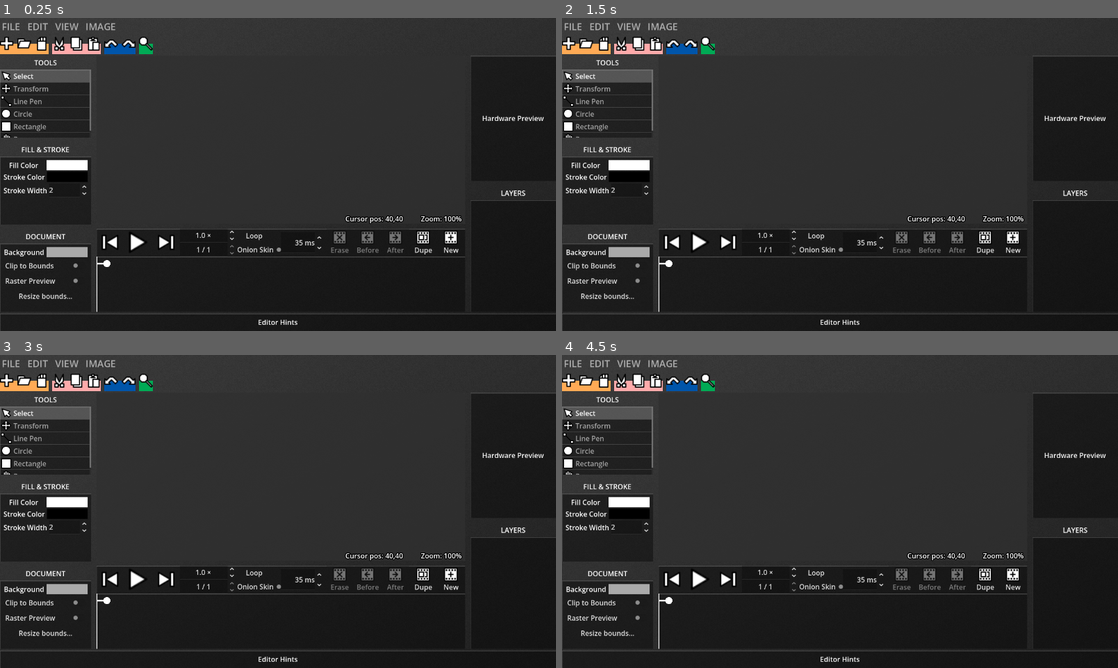
Above: before the commit, frames 1-4 (two rows, left to right).
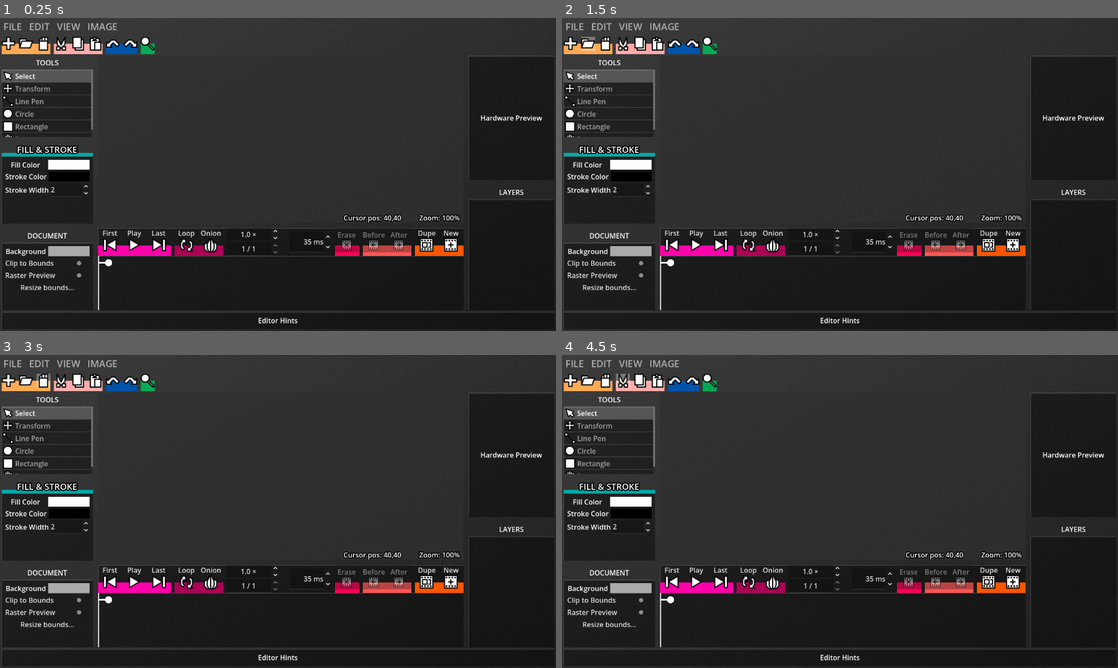
Above: after the commit, the same moments.

Repository: erlog135/Ripple
Game: Godot game, scene res://scenes/Editor.tscn
Same seed, same stepped clock (60 frames per second), same inputs: the game is played once before the commit and once after it.
Inputs (mouse positions are in pixels of both pictures, inside the frame that each line leads up to):
- Up to frame 1 (0.25 s): no input
- Up to frame 2 (1.5 s): click (567, 43) at 0.52 s; click (584, 43) at 1.27 s
- Up to frame 3 (3 s): click (27, 380) at 2.02 s; click (44, 380) at 2.77 s
- Up to frame 4 (4.5 s): click (606, 380) at 3.52 s; click (623, 380) at 4.27 s

The runs differ from the first frame. In frame 1, 7.2% of the frame differs, in the area x 0-100%, y 1-100%; in frame 2, 7.3%; in frame 3, 7.2%; in frame 4, 7.3%.

Commit message:
theme more windows

Diff:
--- /dev/null
+++ b/assets/icons/button_loop.svg
@@ -0,0 +1,5 @@
+<?xml version="1.0" encoding="UTF-8" standalone="no"?>
+<svg xmlns="http://www.w3.org/2000/svg" viewBox="0 0 25 25" width="25" height="25">
+  <path d="M 6.000000 15.000000 L 6.000000 10.000000 L 8.000000 8.000000 L 11.000000 11.000000 L 11.000000 2.000000 L 2.000000 2.000000 L 5.000000 5.000000 L 2.000000 8.000000 L 2.000000 17.000000 L 6.000000 21.000000 L 9.000000 18.000000 L 6.000000 15.000000 Z" stroke="#000000" stroke-width="2" stroke-linecap="round" stroke-linejoin="round" fill="#ffffff" />
+  <path d="M 19.000000 10.000000 L 19.000000 15.000000 L 17.000000 17.000000 L 14.000000 14.000000 L 14.000000 23.000000 L 23.000000 23.000000 L 20.000000 20.000000 L 23.000000 17.000000 L 23.000000 8.000000 L 19.000000 4.000000 L 16.000000 7.000000 L 19.000000 10.000000 Z" stroke="#000000" stroke-width="2" stroke-linecap="round" stroke-linejoin="round" fill="#ffffff" />
+</svg>
--- /dev/null
+++ b/assets/icons/button_onion_skin.svg
@@ -0,0 +1,7 @@
+<?xml version="1.0" encoding="UTF-8" standalone="no"?>
+<svg xmlns="http://www.w3.org/2000/svg" viewBox="0 0 25 25" width="25" height="25">
+  <path d="M 10.000000 3.000000 L 14.000000 1.000000 L 16.000000 7.000000 L 23.000000 10.000000 L 23.000000 19.000000 L 18.000000 24.000000 L 6.000000 24.000000 L 1.000000 19.000000 L 1.000000 11.000000 L 8.000000 7.000000 Z" stroke="#000000" stroke-width="2" stroke-linecap="round" stroke-linejoin="round" fill="#ffffff" />
+  <path d="M 16.000000 7.000000 L 18.000000 11.000000 L 18.000000 18.000000 L 15.000000 24.000000" stroke="#000000" stroke-width="2" stroke-linecap="round" stroke-linejoin="round" fill="none" />
+  <path d="M 8.000000 7.000000 L 6.000000 11.000000 L 6.000000 18.000000 L 9.000000 24.000000" stroke="#000000" stroke-width="2" stroke-linecap="round" stroke-linejoin="round" fill="none" />
+  <path d="M 12.000000 2.000000 L 12.000000 24.000000" stroke="#000000" stroke-width="2" stroke-linecap="round" stroke-linejoin="round" fill="none" />
+</svg>
--- a/data/RippleTheme.tres
+++ b/data/RippleTheme.tres
@@ -34,26 +34,19 @@
 expand_margin_bottom = 2.0
 
 [sub_resource type="StyleBoxFlat" id="StyleBoxFlat_6d4lk"]
-content_margin_left = 4.0
-content_margin_top = 4.0
-content_margin_right = 4.0
-content_margin_bottom = 4.0
-bg_color = Color(0.225, 0.225, 0.225, 0.6)
+bg_color = Color(1, 1, 1, 0.3137255)
 corner_detail = 5
 
 [sub_resource type="StyleBoxFlat" id="StyleBoxFlat_gj0s3"]
-content_margin_left = 4.0
-content_margin_top = 4.0
-content_margin_right = 4.0
-content_margin_bottom = 4.0
+bg_color = Color(0, 0, 0, 0)
 draw_center = false
 border_color = Color(1, 1, 1, 1)
 
 [sub_resource type="StyleBoxFlat" id="StyleBoxFlat_l3vdu"]
-content_margin_left = 4.0
-content_margin_top = 4.0
-content_margin_right = 4.0
-content_margin_bottom = 4.0
+content_margin_left = 2.0
+content_margin_top = 2.0
+content_margin_right = 2.0
+content_margin_bottom = 2.0
 bg_color = Color(0, 0, 0, 0.6)
 corner_detail = 5
 
--- a/scenes/Editor.tscn
+++ b/scenes/Editor.tscn
@@ -59,89 +59,95 @@
 texture = ExtResource("2_e4056")
 stretch_mode = 1
 
-[node name="VBoxContainer" type="VBoxContainer" parent="." unique_id=1594344963]
+[node name="MarginContainer" type="MarginContainer" parent="." unique_id=985977153]
 layout_mode = 1
 anchors_preset = 15
 anchor_right = 1.0
 anchor_bottom = 1.0
 grow_horizontal = 2
 grow_vertical = 2
+theme_override_constants/margin_left = 4
+theme_override_constants/margin_right = 4
+theme_override_constants/margin_bottom = 4
 
-[node name="HBoxContainer" type="HBoxContainer" parent="VBoxContainer" unique_id=1430901113]
+[node name="VBoxContainer" type="VBoxContainer" parent="MarginContainer" unique_id=1594344963]
 layout_mode = 2
 
-[node name="VBoxContainer" type="VBoxContainer" parent="VBoxContainer/HBoxContainer" unique_id=483431324]
+[node name="HBoxContainer" type="HBoxContainer" parent="MarginContainer/VBoxContainer" unique_id=1430901113]
+layout_mode = 2
+
+[node name="VBoxContainer" type="VBoxContainer" parent="MarginContainer/VBoxContainer/HBoxContainer" unique_id=483431324]
 custom_minimum_size = Vector2(352, 0)
 layout_mode = 2
 
-[node name="TopMenuBar" parent="VBoxContainer/HBoxContainer/VBoxContainer" unique_id=2124299505 instance=ExtResource("1_ndpqs")]
+[node name="TopMenuBar" parent="MarginContainer/VBoxContainer/HBoxContainer/VBoxContainer" unique_id=2124299505 instance=ExtResource("1_ndpqs")]
 layout_mode = 2
 
-[node name="Toolbelt" parent="VBoxContainer/HBoxContainer/VBoxContainer" unique_id=1511463236 instance=ExtResource("2_wfgtv")]
+[node name="Toolbelt" parent="MarginContainer/VBoxContainer/HBoxContainer/VBoxContainer" unique_id=1511463236 instance=ExtResource("2_wfgtv")]
 custom_minimum_size = Vector2(0, 40)
 layout_mode = 2
 
-[node name="DocumentTabs" parent="VBoxContainer/HBoxContainer" unique_id=339842044 instance=ExtResource("2_mwer8")]
+[node name="DocumentTabs" parent="MarginContainer/VBoxContainer/HBoxContainer" unique_id=339842044 instance=ExtResource("2_mwer8")]
 layout_mode = 2
 size_flags_horizontal = 3
 
-[node name="BusyArea" type="HBoxContainer" parent="VBoxContainer" unique_id=926309464]
+[node name="BusyArea" type="HBoxContainer" parent="MarginContainer/VBoxContainer" unique_id=926309464]
 layout_mode = 2
 size_flags_vertical = 3
 
-[node name="Panels" type="HSplitContainer" parent="VBoxContainer/BusyArea" unique_id=585861789]
+[node name="Panels" type="HSplitContainer" parent="MarginContainer/VBoxContainer/BusyArea" unique_id=585861789]
 layout_mode = 2
 size_flags_horizontal = 3
 split_offsets = PackedInt32Array(210, -197)
 split_offset = 210
 
-[node name="LeftPanel" type="VSplitContainer" parent="VBoxContainer/BusyArea/Panels" unique_id=1686839539]
+[node name="LeftPanel" type="VSplitContainer" parent="MarginContainer/VBoxContainer/BusyArea/Panels" unique_id=1686839539]
 clip_contents = true
 layout_mode = 2
 split_offsets = PackedInt32Array(0, 0)
 
-[node name="ToolsWindow" parent="VBoxContainer/BusyArea/Panels/LeftPanel" unique_id=1568918098 instance=ExtResource("2_diyc1")]
+[node name="ToolsWindow" parent="MarginContainer/VBoxContainer/BusyArea/Panels/LeftPanel" unique_id=1568918098 instance=ExtResource("2_diyc1")]
 clip_contents = true
 custom_minimum_size = Vector2(0, 32)
 layout_mode = 2
 size_flags_vertical = 3
 
-[node name="FillStrokeWindow" parent="VBoxContainer/BusyArea/Panels/LeftPanel" unique_id=766531804 instance=ExtResource("3_wmxca")]
+[node name="FillStrokeWindow" parent="MarginContainer/VBoxContainer/BusyArea/Panels/LeftPanel" unique_id=766531804 instance=ExtResource("3_wmxca")]
 clip_contents = true
 custom_minimum_size = Vector2(0, 32)
 layout_mode = 2
 size_flags_vertical = 3
 
-[node name="DocumentPropertiesWindow" parent="VBoxContainer/BusyArea/Panels/LeftPanel" unique_id=1121416412 instance=ExtResource("4_6tdr8")]
+[node name="DocumentPropertiesWindow" parent="MarginContainer/VBoxContainer/BusyArea/Panels/LeftPanel" unique_id=1121416412 instance=ExtResource("4_6tdr8")]
 clip_contents = true
 custom_minimum_size = Vector2(0, 32)
 layout_mode = 2
 size_flags_vertical = 3
 
-[node name="MidPanel" type="VSplitContainer" parent="VBoxContainer/BusyArea/Panels" unique_id=1564072419]
+[node name="MidPanel" type="VSplitContainer" parent="MarginContainer/VBoxContainer/BusyArea/Panels" unique_id=1564072419]
 clip_contents = true
 layout_mode = 2
 size_flags_horizontal = 3
 
-[node name="CanvasArea" parent="VBoxContainer/BusyArea/Panels/MidPanel" unique_id=1795288712 instance=ExtResource("2_3kl07")]
+[node name="CanvasArea" parent="MarginContainer/VBoxContainer/BusyArea/Panels/MidPanel" unique_id=1795288712 instance=ExtResource("2_3kl07")]
 layout_mode = 2
 size_flags_vertical = 3
 
-[node name="AnimatorWindow" parent="VBoxContainer/BusyArea/Panels/MidPanel" unique_id=277590820 instance=ExtResource("5_wa12f")]
+[node name="AnimatorWindow" parent="MarginContainer/VBoxContainer/BusyArea/Panels/MidPanel" unique_id=277590820 instance=ExtResource("5_wa12f")]
 layout_mode = 2
 size_flags_vertical = 3
 size_flags_stretch_ratio = 0.5
 
-[node name="RightPanel" type="VSplitContainer" parent="VBoxContainer/BusyArea/Panels" unique_id=213196365]
+[node name="RightPanel" type="VSplitContainer" parent="MarginContainer/VBoxContainer/BusyArea/Panels" unique_id=213196365]
 clip_contents = true
 layout_mode = 2
 
-[node name="Preview" type="Panel" parent="VBoxContainer/BusyArea/Panels/RightPanel" unique_id=598848381]
+[node name="Preview" type="Panel" parent="MarginContainer/VBoxContainer/BusyArea/Panels/RightPanel" unique_id=598848381]
 custom_minimum_size = Vector2(0, 40)
 layout_mode = 2
 size_flags_vertical = 3
 
-[node name="Label" type="Label" parent="VBoxContainer/BusyArea/Panels/RightPanel/Preview" unique_id=1842980290]
+[node name="Label" type="Label" parent="MarginContainer/VBoxContainer/BusyArea/Panels/RightPanel/Preview" unique_id=1842980290]
 layout_mode = 1
 anchors_preset = 15
 anchor_right = 1.0
@@ -152,16 +158,16 @@
 horizontal_alignment = 1
 vertical_alignment = 1
 
-[node name="LayerWindow" parent="VBoxContainer/BusyArea/Panels/RightPanel" unique_id=1039252092 instance=ExtResource("4_u6trk")]
+[node name="LayerWindow" parent="MarginContainer/VBoxContainer/BusyArea/Panels/RightPanel" unique_id=1039252092 instance=ExtResource("4_u6trk")]
 clip_contents = true
 layout_mode = 2
 size_flags_vertical = 3
 
-[node name="Hints" type="Panel" parent="VBoxContainer" unique_id=1272784267]
+[node name="Hints" type="Panel" parent="MarginContainer/VBoxContainer" unique_id=1272784267]
 custom_minimum_size = Vector2(0, 40)
 layout_mode = 2
 
-[node name="Label" type="Label" parent="VBoxContainer/Hints" unique_id=1214642760]
+[node name="Label" type="Label" parent="MarginContainer/VBoxContainer/Hints" unique_id=1214642760]
 layout_mode = 1
 anchors_preset = 15
 anchor_right = 1.0
--- a/scenes/interface/aux_windows/AnimatorWindow.tscn
+++ b/scenes/interface/aux_windows/AnimatorWindow.tscn
@@ -3,8 +3,10 @@
 [ext_resource type="Script" uid="uid://cp24gndjd5xu5" path="res://scenes/interface/aux_windows/animator_window.gd" id="1_sgg8o"]
 [ext_resource type="Texture2D" uid="uid://baxkhmr3ggbe5" path="res://assets/icons/button_frame_dupe.svg" id="2_jdu6l"]
 [ext_resource type="Texture2D" uid="uid://d2jr4e6nftmhv" path="res://assets/icons/button_play.svg" id="2_kerko"]
+[ext_resource type="Texture2D" uid="uid://ey80rlttimg7" path="res://assets/icons/button_loop.svg" id="2_sfgt0"]
 [ext_resource type="Texture2D" uid="uid://mfawmwdwkv4i" path="res://assets/icons/playhead_grabpoint.png" id="2_sgg8o"]
 [ext_resource type="Texture2D" uid="uid://7kixvjc10wv8" path="res://assets/icons/button_last_frame.svg" id="3_5pajp"]
+[ext_resource type="Texture2D" uid="uid://c33508i00i6os" path="res://assets/icons/button_onion_skin.svg" id="3_hrwgu"]
 [ext_resource type="Texture2D" uid="uid://boiqdl7abd7hu" path="res://assets/icons/button_first_frame.svg" id="4_54jo5"]
 [ext_resource type="Texture2D" uid="uid://cxjvplctqluyg" path="res://assets/icons/button_frame_new.svg" id="6_005g1"]
 [ext_resource type="Texture2D" uid="uid://c4hode735ftlk" path="res://assets/icons/button_frame_right.svg" id="6_mauw5"]
@@ -32,8 +34,8 @@
 layout_mode = 1
 anchors_preset = 9
 anchor_bottom = 1.0
-offset_left = 192.0
-offset_right = 320.0
+offset_left = 296.0
+offset_right = 416.0
 offset_bottom = -33.0
 grow_vertical = 2
 min_value = 0.1
@@ -44,64 +46,105 @@
 update_on_text_changed = true
 suffix = "×"
 
-[node name="LoopToggle" type="CheckBox" parent="PlaybackPanel" unique_id=1473223585]
-layout_mode = 1
-anchors_preset = 9
-anchor_bottom = 1.0
-offset_left = 320.0
-offset_right = 448.0
-offset_bottom = -32.0
-grow_vertical = 2
+[node name="PlaybackExtraFlair" type="ColorRect" parent="PlaybackPanel" unique_id=1624520368]
+layout_mode = 1
+anchors_preset = 9
+anchor_bottom = 1.0
+offset_left = 176.0
+offset_top = 40.0
+offset_right = 288.0
+grow_vertical = 2
+color = Color(0.6666667, 0, 0.33333334, 1)
+
+[node name="LoopToggle" type="Button" parent="PlaybackPanel" unique_id=2136555443]
+layout_mode = 1
+anchors_preset = 9
+anchor_bottom = 1.0
+offset_left = 176.0
+offset_right = 232.0
+offset_bottom = -8.0
+grow_vertical = 2
+toggle_mode = true
 text = "Loop"
+icon = ExtResource("2_sfgt0")
+icon_alignment = 1
+vertical_icon_alignment = 2
+expand_icon = true
+
+[node name="OnionSkinToggle" type="Button" parent="PlaybackPanel" unique_id=357896729]
+layout_mode = 1
+anchors_preset = 9
+anchor_bottom = 1.0
+offset_left = 232.0
+offset_right = 288.0
+offset_bottom = -8.0
+grow_vertical = 2
+toggle_mode = true
+text = "Onion"
+icon = ExtResource("3_hrwgu")
+icon_alignment = 1
+vertical_icon_alignment = 2
+expand_icon = true
+
+[node name="PlaybackFlair" type="ColorRect" parent="PlaybackPanel" unique_id=346367450]
+layout_mode = 1
+anchors_preset = 9
+anchor_bottom = 1.0
+offset_top = 40.0
+offset_right = 168.0
+grow_vertical = 2
+color = Color(1, 0, 0.6666667, 1)
 
 [node name="PlayButton" type="Button" parent="PlaybackPanel" unique_id=208381902]
 layout_mode = 1
 anchors_preset = 9
 anchor_bottom = 1.0
-offset_left = 64.0
-offset_right = 128.0
+offset_left = 56.0
+offset_right = 112.0
+offset_bottom = -8.0
 grow_vertical = 2
 toggle_mode = true
+text = "Play"
 icon = ExtResource("2_kerko")
 icon_alignment = 1
-vertical_icon_alignment = 0
+vertical_icon_alignment = 2
 expand_icon = true
 
 [node name="LastFrameButton" type="Button" parent="PlaybackPanel" unique_id=221658795]
 layout_mode = 1
 anchors_preset = 9
 anchor_bottom = 1.0
-offset_left = 128.0
-offset_top = 8.0
-offset_right = 192.0
-offset_bottom = -8.0
-grow_vertical = 2
+offset_left = 112.0
+offset_right = 168.0
+offset_bottom = -8.0
+grow_vertical = 2
+text = "Last"
 icon = ExtResource("3_5pajp")
 icon_alignment = 1
-vertical_icon_alignment = 0
+vertical_icon_alignment = 2
 expand_icon = true
 
 [node name="FirstFrameButton" type="Button" parent="PlaybackPanel" unique_id=606162592]
 layout_mode = 1
 anchors_preset = 9
 anchor_bottom = 1.0
-offset_top = 8.0
-offset_right = 64.0
+offset_right = 56.0
 offset_bottom = -8.0
 grow_vertical = 2
 toggle_mode = true
+text = "First"
 icon = ExtResource("4_54jo5")
 icon_alignment = 1
-vertical_icon_alignment = 0
+vertical_icon_alignment = 2
 expand_icon = true
 
 [node name="CurrentFrame" type="SpinBox" parent="PlaybackPanel" unique_id=1577850282]
 layout_mode = 1
 anchors_preset = -1
 anchor_bottom = 1.0
-offset_left = 192.0
+offset_left = 296.0
 offset_top = 32.0
-offset_right = 320.0
+offset_right = 416.0
 grow_horizontal = 2
 grow_vertical = 0
 min_value = 1.0
@@ -112,25 +155,15 @@
 update_on_text_changed = true
 suffix = "/ 1"
 
-[node name="OnionSkinToggle" type="CheckButton" parent="PlaybackPanel" unique_id=1486912039]
-layout_mode = 1
-anchors_preset = 9
-anchor_bottom = 1.0
-offset_left = 320.0
-offset_top = 32.0
-offset_right = 448.0
-grow_vertical = 2
-text = "Onion Skin"
-
 [node name="FrameDuration" type="SpinBox" parent="PlaybackPanel" unique_id=996176592]
 layout_mode = 1
 anchors_preset = 11
 anchor_left = 1.0
 anchor_right = 1.0
 anchor_bottom = 1.0
-offset_left = -424.0
+offset_left = -400.0
 offset_top = 8.0
-offset_right = -328.0
+offset_right = -304.0
 offset_bottom = -8.0
 grow_horizontal = 0
 grow_vertical = 2
@@ -143,21 +176,63 @@
 suffix = "ms"
 select_all_on_focus = true
 
+[node name="FrameCreateFlair" type="ColorRect" parent="PlaybackPanel" unique_id=973272907]
+layout_mode = 1
+anchors_preset = 11
+anchor_left = 1.0
+anchor_right = 1.0
+anchor_bottom = 1.0
+offset_left = -112.0
+offset_top = 40.0
+grow_horizontal = 0
+grow_vertical = 2
+color = Color(1, 0.33333334, 0, 1)
+
+[node name="NewFrameButton" type="Button" parent="PlaybackPanel" unique_id=667664672]
+layout_mode = 1
+anchors_preset = 11
+anchor_left = 1.0
+anchor_right = 1.0
+anchor_bottom = 1.0
+offset_left = -56.0
+offset_bottom = -8.0
+grow_horizontal = 0
+grow_vertical = 2
+text = "New"
+icon = ExtResource("6_005g1")
+icon_alignment = 1
+vertical_icon_alignment = 2
+expand_icon = true
+
 [node name="DuplicateFrameButton" type="Button" parent="PlaybackPanel" unique_id=1768115367]
 layout_mode = 1
 anchors_preset = 11
 anchor_left = 1.0
 anchor_right = 1.0
 anchor_bottom = 1.0
-offset_left = -128.0
-offset_right = -64.0
+offset_left = -112.0
+offset_right = -56.0
+offset_bottom = -8.0
 grow_horizontal = 0
 grow_vertical = 2
 text = "Dupe"
 icon = ExtResource("2_jdu6l")
 icon_alignment = 1
-vertical_icon_alignment = 0
-expand_icon = true
+vertical_icon_alignment = 2
+expand_icon = true
+
+[node name="FrameMoveFlair" type="ColorRect" parent="PlaybackPanel" unique_id=1243958932]
+layout_mode = 1
+anchors_preset = 11
+anchor_left = 1.0
+anchor_right = 1.0
+anchor_bottom = 1.0
+offset_left = -232.0
+offset_top = 40.0
+offset_right = -120.0
+grow_horizontal = 0
+grow_vertical = 2
+color = Color(1, 0.33333334, 0.33333334, 1)
 
 [node name="MoveFrameRightButton" type="Button" parent="PlaybackPanel" unique_id=1650776147]
 layout_mode = 1
@@ -165,14 +240,15 @@
 anchor_left = 1.0
 anchor_right = 1.0
 anchor_bottom = 1.0
-offset_left = -192.0
-offset_right = -128.0
+offset_left = -176.0
+offset_right = -120.0
+offset_bottom = -8.0
 grow_horizontal = 0
 grow_vertical = 2
 text = "After"
 icon = ExtResource("6_mauw5")
 icon_alignment = 1
-vertical_icon_alignment = 0
+vertical_icon_alignment = 2
 expand_icon = true
 
 [node name="MoveFrameLeftButton" type="Button" parent="PlaybackPanel" unique_id=1369569173]
@@ -181,30 +257,29 @@
 anchor_left = 1.0
 anchor_right = 1.0
 anchor_bottom = 1.0
-offset_left = -256.0
-offset_right = -192.0
+offset_left = -232.0
+offset_right = -176.0
+offset_bottom = -8.0
 grow_horizontal = 0
 grow_vertical = 2
 text = "Before"
 icon = ExtResource("7_sfgt0")
 icon_alignment = 1
-vertical_icon_alignment = 0
-expand_icon = true
-
-[node name="NewFrameButton" type="Button" parent="PlaybackPanel" unique_id=667664672]
-layout_mode = 1
-anchors_preset = 11
-anchor_left = 1.0
-anchor_right = 1.0
-anchor_bottom = 1.0
-offset_left = -64.0
-grow_horizontal = 0
-grow_vertical = 2
-text = "New"
-icon = ExtResource("6_005g1")
-icon_alignment = 1
-vertical_icon_alignment = 0
-expand_icon = true
+vertical_icon_alignment = 2
+expand_icon = true
+
+[node name="FrameDeleteFlair" type="ColorRect" parent="PlaybackPanel" unique_id=595877788]
+layout_mode = 1
+anchors_preset = 11
+anchor_left = 1.0
+anchor_right = 1.0
+anchor_bottom = 1.0
+offset_left = -296.0
+offset_top = 40.0
+offset_right = -240.0
+grow_horizontal = 0
+grow_vertical = 2
+color = Color(1, 0, 0.33333334, 1)
 
 [node name="DeleteFrameButton" type="Button" parent="PlaybackPanel" unique_id=675091755]
 layout_mode = 1
@@ -212,14 +287,15 @@
 anchor_left = 1.0
 anchor_right = 1.0
 anchor_bottom = 1.0
-offset_left = -320.0
-offset_right = -256.0
+offset_left = -296.0
+offset_right = -240.0
+offset_bottom = -8.0
 grow_horizontal = 0
 grow_vertical = 2
 text = "Erase"
 icon = ExtResource("9_hrwgu")
 icon_alignment = 1
-vertical_icon_alignment = 0
+vertical_icon_alignment = 2
 expand_icon = true
 
 [node name="FramesPanel" type="Panel" parent="." unique_id=1783542036]
--- a/scenes/interface/aux_windows/FillStrokeWindow.tscn
+++ b/scenes/interface/aux_windows/FillStrokeWindow.tscn
@@ -11,12 +11,24 @@
 grow_vertical = 2
 script = ExtResource("1_fl6xs")
 
+[node name="ColorRect" type="ColorRect" parent="." unique_id=1759876326]
+layout_mode = 1
+anchors_preset = 10
+anchor_right = 1.0
+offset_top = 24.0
+offset_bottom = 32.0
+grow_horizontal = 2
+color = Color(0, 0.6666667, 0.6666667, 1)
+
 [node name="Title" type="Label" parent="." unique_id=1313980074]
 layout_mode = 1
 anchors_preset = 10
 anchor_right = 1.0
 offset_bottom = 32.0
 grow_horizontal = 2
+theme_override_colors/font_outline_color = Color(0, 0, 0, 1)
+theme_override_constants/outline_size = 10
+theme_override_font_sizes/font_size = 20
 text = "FILL & STROKE"
 horizontal_alignment = 1
 vertical_alignment = 1
--- a/scenes/interface/aux_windows/Toolbelt.tscn
+++ b/scenes/interface/aux_windows/Toolbelt.tscn
@@ -26,34 +26,28 @@
 offset_bottom = 40.0
 color = Color(1, 0.6666667, 0.33333334, 1)
 
-[node name="TextureButton" type="TextureButton" parent="." unique_id=1978978031]
+[node name="NewFileButton" type="Button" parent="." unique_id=939978841]
 layout_mode = 0
 offset_right = 32.0
 offset_bottom = 32.0
-tooltip_text = "Create a new file"
-texture_normal = ExtResource("1_1w0ff")
-ignore_texture_size = true
-stretch_mode = 5
+icon = ExtResource("1_1w0ff")
+expand_icon = true
 
-[node name="TextureButton2" type="TextureButton" parent="." unique_id=1707668824]
+[node name="OpenFileButton" type="Button" parent="." unique_id=2025180158]
 layout_mode = 0
 offset_left = 40.0
 offset_right = 72.0
 offset_bottom = 32.0
-tooltip_text = "Open a file"
-texture_normal = ExtResource("2_f0p0l")
-ignore_texture_size = true
-stretch_mode = 5
+icon = ExtResource("2_f0p0l")
+expand_icon = true
 
-[node name="TextureButton3" type="TextureButton" parent="." unique_id=1767878114]
+[node name="SaveFileButton" type="Button" parent="." unique_id=825705755]
 layout_mode = 0
 offset_left = 80.0
 offset_right = 112.0
 offset_bottom = 32.0
-tooltip_text = "Save"
-texture_normal = ExtResource("3_48xwq")
-ignore_texture_size = true
-stretch_mode = 5
+icon = ExtResource("3_48xwq")
+expand_icon = true
 
 [node name="ColorRect2" type="ColorRect" parent="." unique_id=624855836]
 layout_mode = 0
@@ -63,32 +57,29 @@
 offset_bottom = 40.0
 color = Color(1, 0.6666667, 0.6666667, 1)
 
-[node name="TextureButton4" type="TextureButton" parent="." unique_id=584840532]
+[node name="CutButton" type="Button" parent="." unique_id=1844266678]
 layout_mode = 0
 offset_left = 120.0
 offset_right = 152.0
 offset_bottom = 32.0
-texture_normal = ExtResource("4_mabtk")
-ignore_texture_size = true
-stretch_mode = 5
+icon = ExtResource("4_mabtk")
+expand_icon = true
 
-[node name="TextureButton5" type="TextureButton" parent="." unique_id=1935944424]
+[node name="CopyButton" type="Button" parent="." unique_id=207945065]
 layout_mode = 0
 offset_left = 160.0
 offset_right = 192.0
 offset_bottom = 32.0
-texture_normal = ExtResource("5_xarw7")
-ignore_texture_size = true
-stretch_mode = 5
+icon = ExtResource("5_xarw7")
+expand_icon = true
 
-[node name="TextureButton6" type="TextureButton" parent="." unique_id=148678812]
+[node name="PasteButton" type="Button" parent="." unique_id=1646542384]
 layout_mode = 0
 offset_left = 200.0
 offset_right = 232.0
 offset_bottom = 32.0
-texture_normal = ExtResource("6_emsp7")
-ignore_texture_size = true
-stretch_mode = 5
+icon = ExtResource("6_emsp7")
+expand_icon = true
 
 [node name="ColorRect3" type="ColorRect" parent="." unique_id=1387637321]
 layout_mode = 0
@@ -98,23 +89,21 @@
 offset_bottom = 40.0
 color = Color(0, 0.33333334, 0.6666667, 1)
 
-[node name="TextureButton7" type="TextureButton" parent="." unique_id=278988620]
+[node name="UndoButton" type="Button" parent="." unique_id=476999388]
 layout_mode = 0
 offset_left = 240.0
 offset_right = 272.0
 offset_bottom = 32.0
-texture_normal = ExtResource("7_emsp7")
-ignore_texture_size = true
-stretch_mode = 5
+icon = ExtResource("7_emsp7")
+expand_icon = true
 
-[node name="TextureButton8" type="TextureButton" parent="." unique_id=912124691]
+[node name="RedoButton" type="Button" parent="." unique_id=1055909512]
 layout_mode = 0
 offset_left = 280.0
 offset_right = 312.0
 offset_bottom = 32.0
-texture_normal = ExtResource("8_finru")
-ignore_texture_size = true
-stretch_mode = 5
+icon = ExtResource("8_finru")
+expand_icon = true
 
 [node name="ColorRect4" type="ColorRect" parent="." unique_id=127698350]
 layout_mode = 0
@@ -124,11 +113,10 @@
 offset_bottom = 40.0
 color = Color(0, 0.6666667, 0.33333334, 1)
 
-[node name="TextureButton9" type="TextureButton" parent="." unique_id=576799981]
+[node name="ZoomButton" type="Button" parent="." unique_id=677657293]
 layout_mode = 0
 offset_left = 320.0
 offset_right = 352.0
 offset_bottom = 32.0
-texture_normal = ExtResource("9_finru")
-ignore_texture_size = true
-stretch_mode = 5
+icon = ExtResource("9_finru")
+expand_icon = true
--- a/scenes/interface/aux_windows/animator_window.gd
+++ b/scenes/interface/aux_windows/animator_window.gd
@@ -1,7 +1,7 @@
 extends Control
 
 @onready var playback_speed_spin: SpinBox = $PlaybackPanel/PlaybackSpeed
-@onready var loop_toggle: CheckBox = $PlaybackPanel/LoopToggle
+@onready var loop_toggle: Button = $PlaybackPanel/LoopToggle
 @onready var last_frame_button: Button = $PlaybackPanel/LastFrameButton
 @onready var play_button: Button = $PlaybackPanel/PlayButton
 @onready var first_frame_button: Button = $PlaybackPanel/FirstFrameButton
@@ -10,7 +10,7 @@
 @onready var new_frame_button: Button = $PlaybackPanel/NewFrameButton
 @onready var duplicate_frame_button: Button = $PlaybackPanel/DuplicateFrameButton
 @onready var current_frame_spin: SpinBox = $PlaybackPanel/CurrentFrame
-@onready var onion_skin_toggle: CheckButton = $PlaybackPanel/OnionSkinToggle
+@onready var onion_skin_toggle: Button = $PlaybackPanel/OnionSkinToggle
 @onready var frame_duration: SpinBox = $PlaybackPanel/FrameDuration
 @onready var move_frame_right_button: Button = $PlaybackPanel/MoveFrameRightButton
 @onready var move_frame_left_button: Button = $PlaybackPanel/MoveFrameLeftButton
Not shown, added: assets/icons/button_loop.svg.import
Not shown, added: assets/icons/button_onion_skin.svg.import
